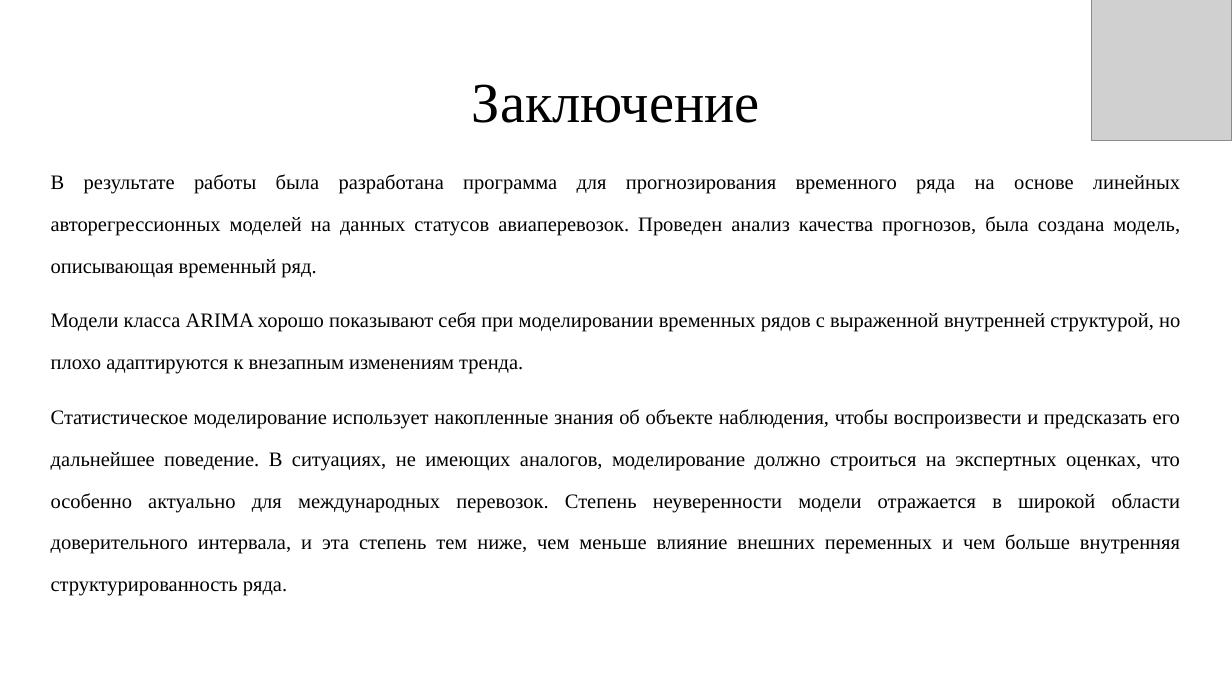
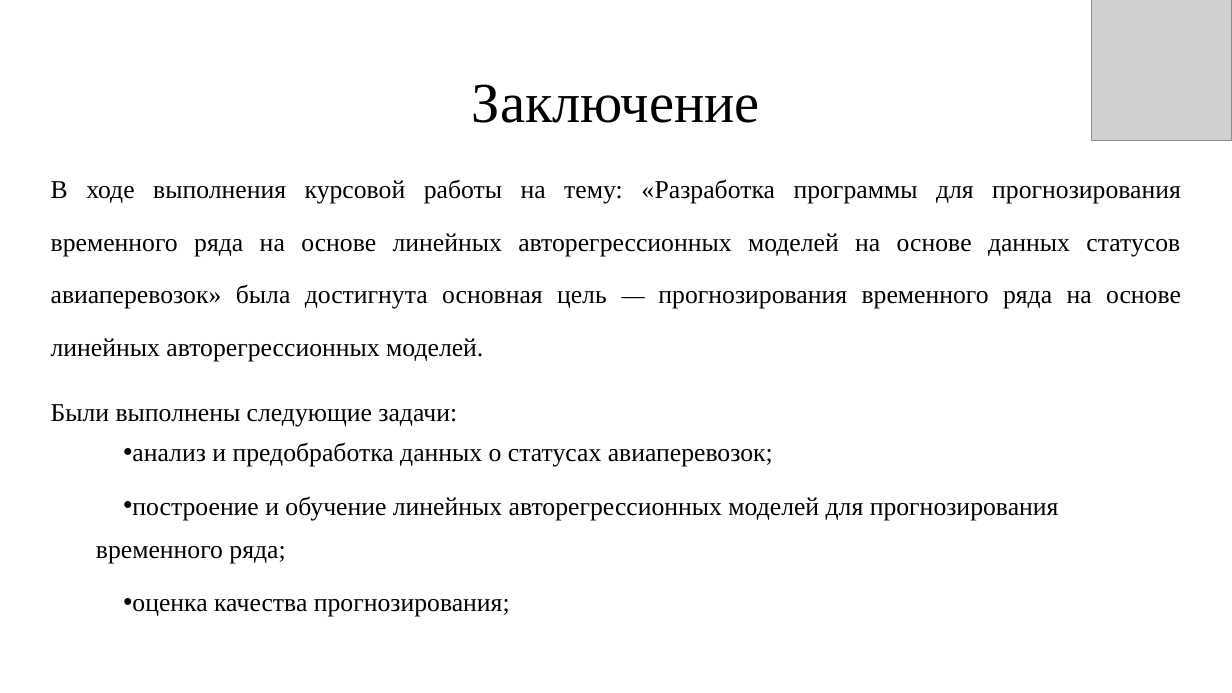
Before and after one commit to Kirill010/RTU-MIREA, a slide deck: slide 16 of 2 курс/4 семестр/Языки программирования для статистической обработки данных R/Курсовая_работа_КимКС.pptx. Drawn at 1232x693 pixels with LibreOffice and Linux fonts; fonts in the diff are those of the drawing; grey boxes stand for pictures. Boxes give left, top, right and bottom in pixels: in the first picture for what was removed or moved away, otherwise in the second. Text is boxed around its words. In the diff, an @@ line names an element or a change of style, - is before the commit and + after.

Commit message:
pptx

```diff
--- a/2 курс/4 семестр/Языки программирования для статистической обработки данных R/Курсовая_работа_КимКС.pptx
+++ b/2 курс/4 семестр/Языки программирования для статистической обработки данных R/Курсовая_работа_КимКС.pptx
@@ text at (51,179,1181,617): text changed; size 16 to 20 pt @@
-В результате работы была разработана программа для прогнозирования временного ряда на основе линейных авторегрессионных моделей на данных статусов авиаперевозок. Проведен анализ качества прогнозов, была создана модель, описывающая временный ряд.
-Модели класса ARIMA хорошо показывают себя при моделировании временных рядов с выраженной внутренней структурой, но плохо адаптируются к внезапным изменениям тренда.
-Статистическое моделирование использует накопленные знания об объекте наблюдения, чтобы воспроизвести и предсказать его дальнейшее поведение. В ситуациях, не имеющих аналогов, моделирование должно строиться на экспертных оценках, что особенно актуально для международных перевозок. Степень неуверенности модели отражается в широкой области доверительного интервала, и эта степень тем ниже, чем меньше влияние внешних переменных и чем больше внутренняя структурированность ряда.
+В ходе выполнения курсовой работы на тему: «Разработка программы для прогнозирования временного ряда на основе линейных авторегрессионных моделей на основе данных статусов авиаперевозок» была достигнута основная цель — прогнозирования временного ряда на основе линейных авторегрессионных моделей.
+Были выполнены следующие задачи:
+• анализ и предобработка данных о статусах авиаперевозок;
+• построение и обучение линейных авторегрессионных моделей для прогнозирования временного ряда;
+• оценка качества прогнозирования;
```
Also in this commit, not shown: 1 other slide changed, 1 other file.
